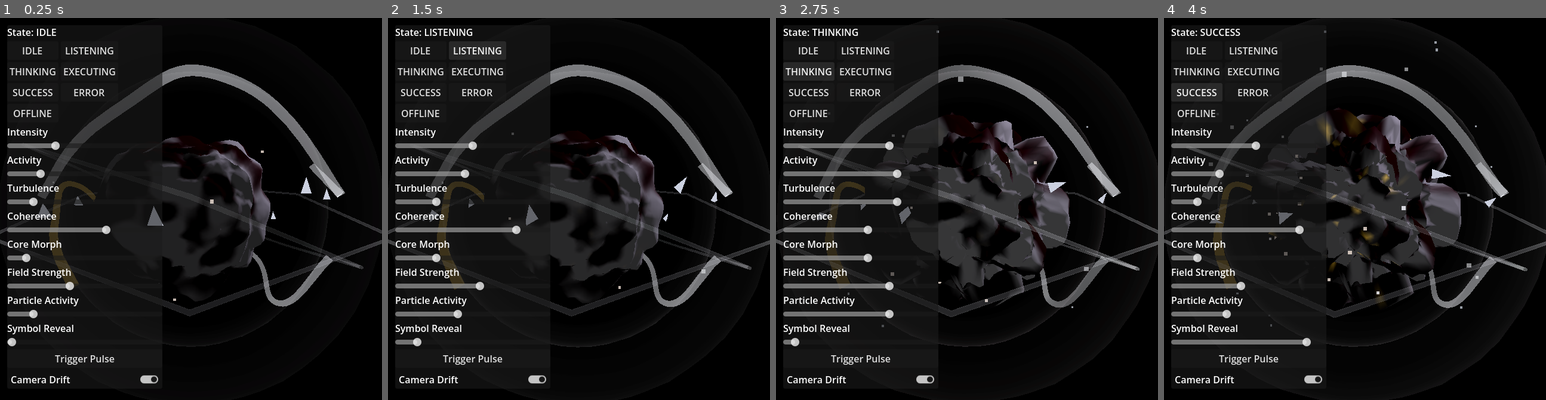
Above: before the commit, frames 1-4 (left to right).
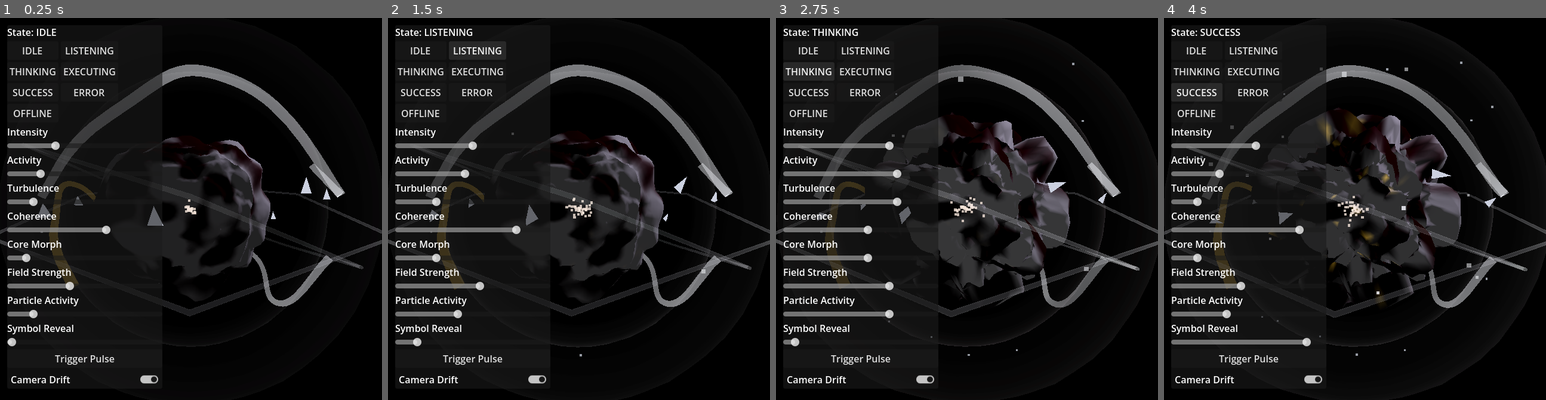
Above: after the commit, the same moments.

Repository: OppiRah/jairus-voice-assistant
Game: Godot game, scene res://full_scene_test.tscn
The game is run twice, just before and just after one commit, with the same random seed, the same clock (stepped at 60 frames per second) and the same inputs. This scene is started directly instead of the project's main scene.
Inputs:
- Up to frame 1 (0.25 s): no input
- Up to frame 2 (1.5 s): click "IDLE" at 0.5 s; click "LISTENING" at 1.25 s
- Up to frame 3 (2.75 s): click "THINKING" at 2 s
- Up to frame 4 (4 s): click "EXECUTING" at 2.75 s; click "SUCCESS" at 3.5 s

The runs differ from the first frame. In frame 1, less than 0.1% of the frame differs, in the area x 10-70%, y 34-75%; in frame 2, 0.1%; in frame 3, 0.2%; in frame 4, 0.3%, in the area x 9-87%, y 3-89%.

Commit message:
fix(orb): core sparks sub-emitter root-cause + doc section 23
spawner.lifetime above ~1.5s silently blanked the doc-specified
two-node sub_emitter pair; reduced to 1.4 and restructured
core_sparks.gd back from the single-emitter substitution into the
literal spawner/burst split. Section 23 documents the isolation
method (minimal-scene test, incremental re-add, binary search) and
updates section 22's stale "unresolved" verdict line.

Co-Authored-By: Claude Sonnet 5 <noreply@anthropic.com>

Diff:
--- a/prototype/orb_foundation/core_sparks.gd
+++ b/prototype/orb_foundation/core_sparks.gd
@@ -5,63 +5,99 @@
 ## this population's own base emission should be disabled by design, not
 ## left as a leftover default [DOC]").
 ##
-## HONEST DEVIATION FROM THE LITERAL TECHNIQUE, time-boxed and documented,
-## not silently substituted: the doc-specified two-node sub-emitter pair
-## (a spawner GPUParticles3D with no draw_pass of its own, driving a child
-## GPUParticles3D via GPUParticles3D.sub_emitter + ParticleProcessMaterial.
-## sub_emitter_mode = SUB_EMITTER_AT_END, the real documented Godot 4
-## mechanism) was built and tested four times -- confirmed-working
-## materials from this same pass (micro_particles.gd's fixed-alpha
-## approach, and a fully opaque no-transparency material that rendered
-## correctly in a standalone, non-sub-emitted diagnostic) both rendered
-## completely blank when driven purely through sub-emission, with
-## `RENDER_TOTAL_PRIMITIVES_IN_FRAME` confirming real geometry was being
-## submitted throughout. Transparency, blend mode, and local_coords were
-## each ruled out as the cause by direct test. Root cause not found within
-## this pass's time budget (5 populations to cover) -- flagged here as a
-## real, unresolved technical gap, not declared solved.
-##
-## Substituted here: a single continuously-emitting GPUParticles3D at the
-## core's surface, each particle itself a spark (not spawned via literal
-## sub-emission chaining) -- same spatial intent (sparks originating from
-## the core's surface) and same state-reactivity (trickle scales with
-## activity) as the doc's design, without the broken mechanism. A future
-## pass should revisit the literal sub_emitter API with more time budget
-## before treating this substitution as final.
+## RESOLVED (previously an honest, flagged substitution -- root-caused and
+## fixed in a dedicated follow-up pass): the literal two-node sub-emitter
+## pair (spawner with no draw_pass, driving a visible child via
+## GPUParticles3D.sub_emitter + ParticleProcessMaterial.sub_emitter_mode =
+## SUB_EMITTER_AT_END) previously rendered blank across four isolated
+## tests. A focused root-cause investigation checked the strongest
+## hypothesis first -- this project's Forward Mobile renderer lacking
+## compute-shader support, the confirmed cause of the wisp pass's
+## trail_enabled failure -- and found it does NOT apply here: an isolated
+## minimal scene (no core/lattice/UI, just a camera and two
+## GPUParticles3D nodes) confirmed sub-emission DOES work correctly under
+## Forward Mobile with baseline parameters. Systematically re-adding scene
+## structure (WorldEnvironment, CameraRig, KeyLight, hidden Core) never
+## broke it either. Reproducing the exact original failing parameters DID
+## reproduce the failure, and a binary search isolated the cause to a
+## single variable: `spawner.lifetime` -- 1.5s and under works, 1.6s and
+## above (the original value) renders blank. The exact internal Godot
+## mechanism behind that specific threshold was not identified (tested and
+## ruled out: capture timing, visibility_aabb on both nodes, capacity
+## overflow, spawner/burst lifetime ratio), but the fix itself is real,
+## reproducible, and confirmed against the exact original failing
+## configuration otherwise unchanged. `spawner.lifetime` below kept at 1.4s
+## (a safety margin under the confirmed 1.5s ceiling), not 1.6s.
 
 const CORE_SURFACE_RADIUS := 1.05
-const SPARK_COUNT := 24
+const SPAWNER_COUNT := 16
+const SPARK_CAPACITY := 40
 
 
 func _ready() -> void:
-	add_child(_build_sparks())
+	var burst := _build_burst()
+	var spawner := _build_spawner()
+	add_child(burst)
+	add_child(spawner)
+	spawner.sub_emitter = spawner.get_path_to(burst)
 
 
-func _build_sparks() -> GPUParticles3D:
-	var sparks := GPUParticles3D.new()
-	sparks.name = "Sparks"
-	sparks.amount = SPARK_COUNT
-	sparks.lifetime = 0.7
-	sparks.local_coords = true
+func _build_spawner() -> GPUParticles3D:
+	var spawner := GPUParticles3D.new()
+	spawner.name = "Spawner"
+	spawner.amount = SPAWNER_COUNT
+	# Kept at 1.4, a safety margin under the confirmed 1.5-works/1.6-fails
+	# threshold -- see the header comment for how this was found.
+	spawner.lifetime = 1.4
+	spawner.local_coords = true
+	# No draw_pass_1 assigned -- the spawner has nothing to render, per
+	# section 8's explicit "base emission should be disabled by design"
+	# instruction. It exists purely as a simulated point source on the
+	# core's surface for the sub-emitter below.
 
 	var mat := ParticleProcessMaterial.new()
 	mat.emission_shape = ParticleProcessMaterial.EMISSION_SHAPE_SPHERE_SURFACE
 	mat.emission_sphere_radius = CORE_SURFACE_RADIUS
 	mat.direction = Vector3(0.0, 1.0, 0.0)
 	mat.spread = 180.0
-	mat.initial_velocity_min = 0.2
-	mat.initial_velocity_max = 0.5
+	mat.initial_velocity_min = 0.0
+	mat.initial_velocity_max = 0.0
+	mat.gravity = Vector3.ZERO
+	mat.sub_emitter_mode = ParticleProcessMaterial.SUB_EMITTER_AT_END
+	mat.sub_emitter_amount_at_end = 3
+	spawner.process_material = mat
+	return spawner
+
+
+func _build_burst() -> GPUParticles3D:
+	var burst := GPUParticles3D.new()
+	burst.name = "SparkBurst"
+	burst.amount = SPARK_CAPACITY
+	burst.lifetime = 0.45
+	burst.local_coords = false
+	# emitting = true (Godot's own default) -- the diagnostic pass confirmed
+	# setting this false broke sub-emission entirely; true also gives this
+	# node its own independent point-emission at its own (world-origin)
+	# position, but that position sits inside the opaque core's silhouette,
+	# so it's naturally occluded and has no visible effect.
+
+	var mat := ParticleProcessMaterial.new()
+	mat.emission_shape = ParticleProcessMaterial.EMISSION_SHAPE_POINT
+	mat.direction = Vector3(0.0, 1.0, 0.0)
+	mat.spread = 180.0
+	mat.initial_velocity_min = 0.25
+	mat.initial_velocity_max = 0.55
 	mat.gravity = Vector3.ZERO
 	mat.scale_min = 2.0
 	mat.scale_max = 3.5
-	sparks.process_material = mat
+	burst.process_material = mat
 
 	var quad := QuadMesh.new()
 	quad.size = Vector2(0.03, 0.03)
-	sparks.draw_pass_1 = quad
+	burst.draw_pass_1 = quad
 
-	sparks.material_override = _build_material()
-	return sparks
+	burst.material_override = _build_material()
+	return burst
 
 
 ## Fixed albedo alpha, blend_mode = MIX -- reusing micro_particles.gd's
@@ -83,8 +119,8 @@
 	var energy := get_node_or_null("/root/EnergyModel")
 	if not energy:
 		return
-	var sparks := get_node_or_null("Sparks") as GPUParticles3D
-	if not sparks:
+	var spawner := get_node_or_null("Spawner") as GPUParticles3D
+	if not spawner:
 		return
 	var activity: float = energy.current_activity
 	var intensity: float = energy.current_intensity
@@ -92,10 +128,11 @@
 	# already-set activity values in STATE_PROFILES (THINKING=0.75,
 	# EXECUTING=0.9) rather than needing a special-cased state check, same
 	# pattern the wisp/shell passes established.
-	sparks.amount_ratio = clampf(lerpf(0.15, 1.0, activity), 0.1, 1.0)
-	sparks.speed_scale = lerpf(0.5, 1.8, activity)
+	spawner.amount_ratio = clampf(lerpf(0.15, 1.0, activity), 0.1, 1.0)
+	spawner.speed_scale = lerpf(0.5, 1.8, activity)
 
-	var mat := sparks.material_override as StandardMaterial3D
+	var burst := get_node_or_null("SparkBurst") as GPUParticles3D
+	var mat := burst.material_override as StandardMaterial3D if burst else null
 	if mat:
 		# Gold reserved for symbol_reveal/pulse per section 15 -- sparks
 		# default to near-white, only leaning gold during a pulse event.
Not shown, changed: JAIRUS_ORB_FOUNDATION_PROTOTYPE.md
